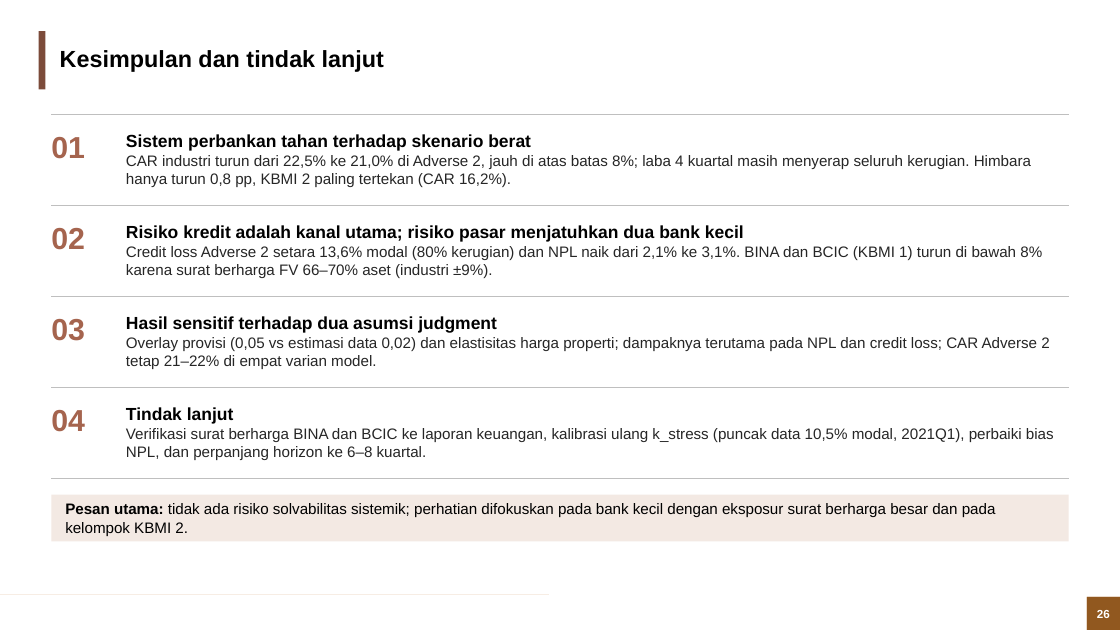
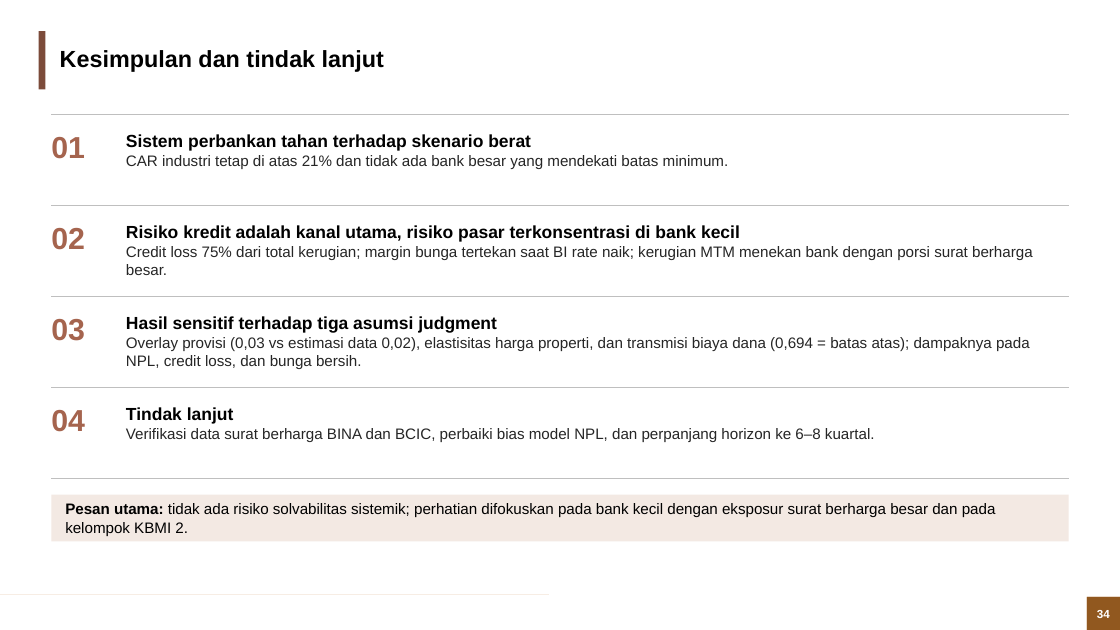
Before and after one commit to muhamadhaikal128/banking-stress-test, a slide deck: slide 34 of Banking Stress Test (Solvency).pptx (slide 26 before the commit). Drawn at 1120x630 pixels with LibreOffice and Linux fonts; fonts in the diff are those of the drawing; background and template pictures are left out. Boxes give left, top, right and bottom in pixels: in the first picture for what was removed or moved away, otherwise in the second. Text is boxed around its words. In the diff, an @@ line names an element or a change of style, - is before the commit and + after.

```diff
--- a/Banking Stress Test (Solvency).pptx
+++ b/Banking Stress Test (Solvency).pptx
@@ text at bbox=[126, 155, 729, 169]: text changed @@
-CAR industri turun dari 22,5% ke 21,0% di Adverse 2, jauh di atas batas 8%; laba 4 kuartal masih menyerap seluruh kerugian. Himbara hanya turun 0,8 pp, KBMI 2 paling tertekan (CAR 16,2%).
+CAR industri tetap di atas 21% dan tidak ada bank besar yang mendekati batas minimum.
@@ text at bbox=[126, 225, 1033, 275]: text changed @@
-Risiko kredit adalah kanal utama; risiko pasar menjatuhkan dua bank kecil
-Credit loss Adverse 2 setara 13,6% modal (80% kerugian) dan NPL naik dari 2,1% ke 3,1%. BINA dan BCIC (KBMI 1) turun di bawah 8% karena surat berharga FV 66–70% aset (industri ±9%).
+Risiko kredit adalah kanal utama, risiko pasar terkonsentrasi di bank kecil
+Credit loss 75% dari total kerugian; margin bunga tertekan saat BI rate naik; kerugian MTM menekan bank dengan porsi surat berharga besar.
@@ text at bbox=[126, 316, 1030, 369]: text changed @@
-Hasil sensitif terhadap dua asumsi judgment
-Overlay provisi (0,05 vs estimasi data 0,02) dan elastisitas harga properti; dampaknya terutama pada NPL dan credit loss; CAR Adverse 2 tetap 21–22% di empat varian model.
+Hasil sensitif terhadap tiga asumsi judgment
+Overlay provisi (0,03 vs estimasi data 0,02), elastisitas harga properti, dan transmisi biaya dana (0,694 = batas atas); dampaknya pada NPL, credit loss, dan bunga bersih.
@@ text at bbox=[126, 428, 875, 442]: text changed @@
-Verifikasi surat berharga BINA dan BCIC ke laporan keuangan, kalibrasi ulang k_stress (puncak data 10,5% modal, 2021Q1), perbaiki bias NPL, dan perpanjang horizon ke 6–8 kuartal.
+Verifikasi data surat berharga BINA dan BCIC, perbaiki bias model NPL, dan perpanjang horizon ke 6–8 kuartal.
@@ page number at bbox=[1097, 610, 1110, 618]: text changed @@
-26
+34
```
Also in this commit, not shown: 29 other slides changed, 10 slides added, 3 slides removed, 58 other files.
